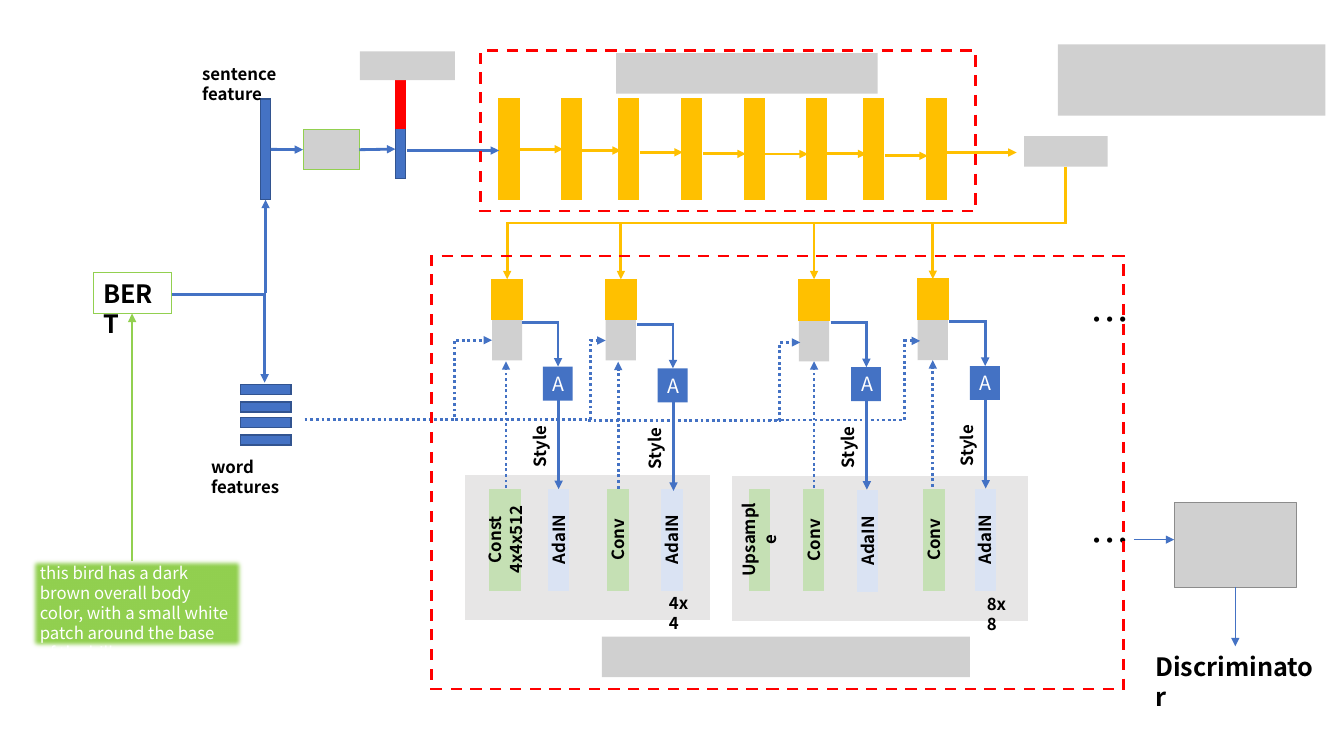
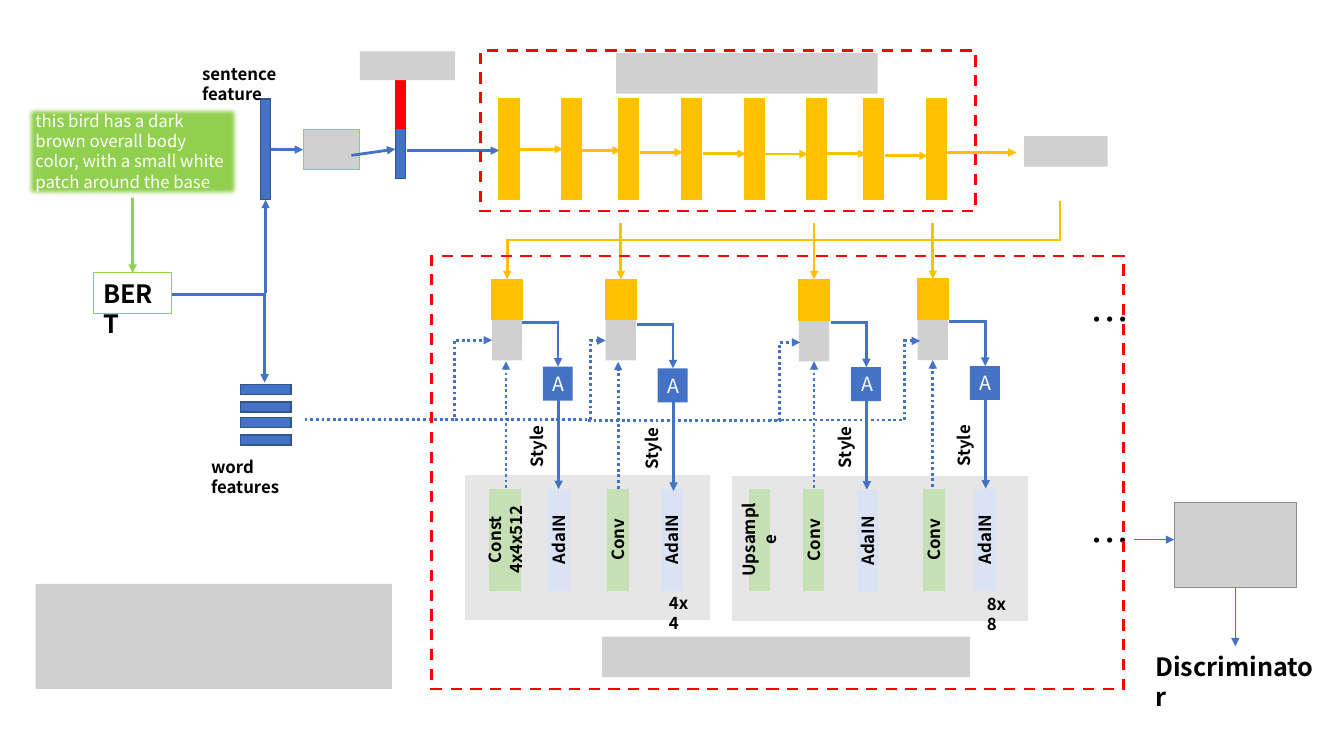
Before and after one commit to zhengfei0908/SBA-GAN, a slide deck: slide 1 of figs/network.pptx. Drawn at 1344x756 pixels with LibreOffice and Linux fonts; fonts in the diff are those of the drawing; grey boxes stand for pictures. Boxes give left, top, right and bottom in pixels: in the first picture for what was removed or moved away, otherwise in the second. Text is boxed around its words. In the diff, an @@ line names an element or a change of style, - is before the commit and + after.

```diff
--- a/figs/network.pptx
+++ b/figs/network.pptx
@@ picture removed at (1058,44,1325,116) @@
@@ rectangle "this bird has a dark ...": place and size @@
-rectangle "this bird has a dark ..." at (30,558,244,649)
+rectangle "this bird has a dark ..." at (25,106,239,198)
@@ arrow moved from (359, 150) - (395, 149) to (352, 155) - (395, 149) @@
@@ arrow moved from (132, 562) - (132, 314) to (132, 198) - (133, 273) @@
@@ elbow arrow moved from (1066, 166) - (507, 279) to (1061, 201) - (507, 279) @@
@@ picture added at (35,584,391,689) @@
```
Also in this commit, not shown: 1 other file.
